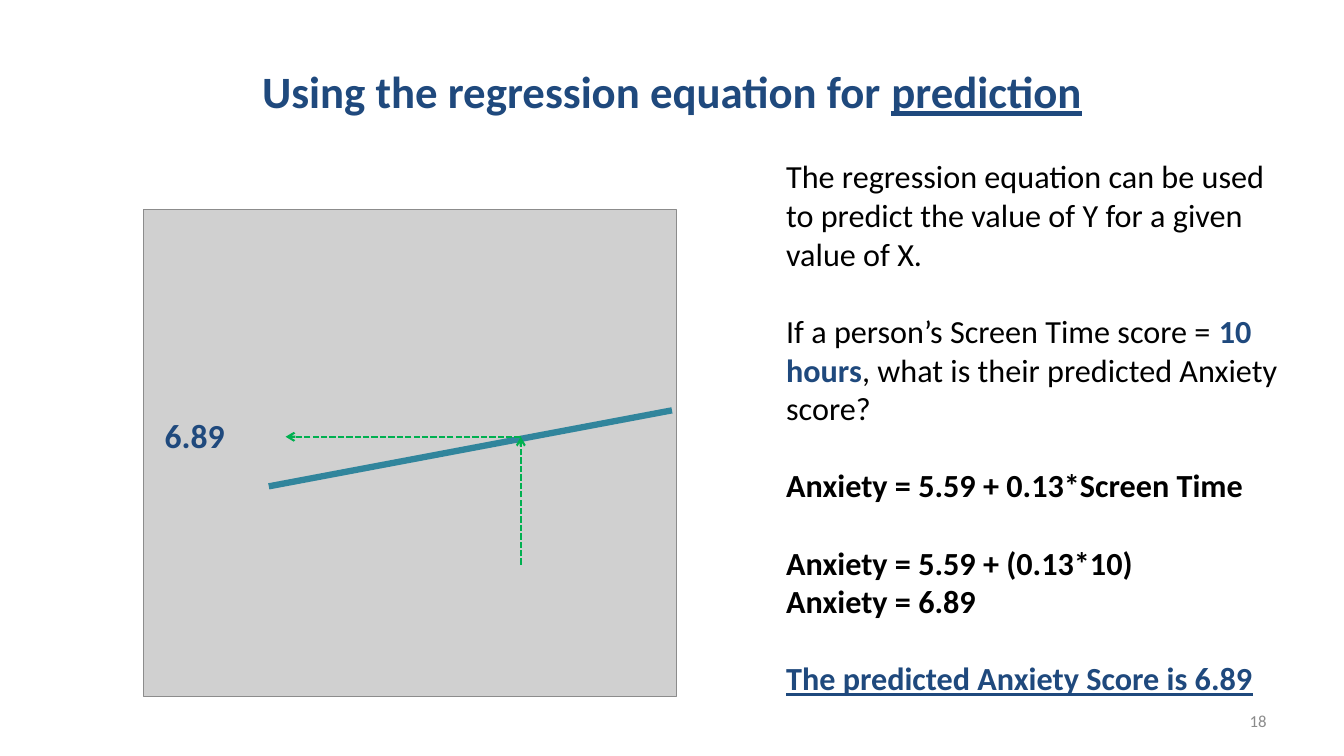
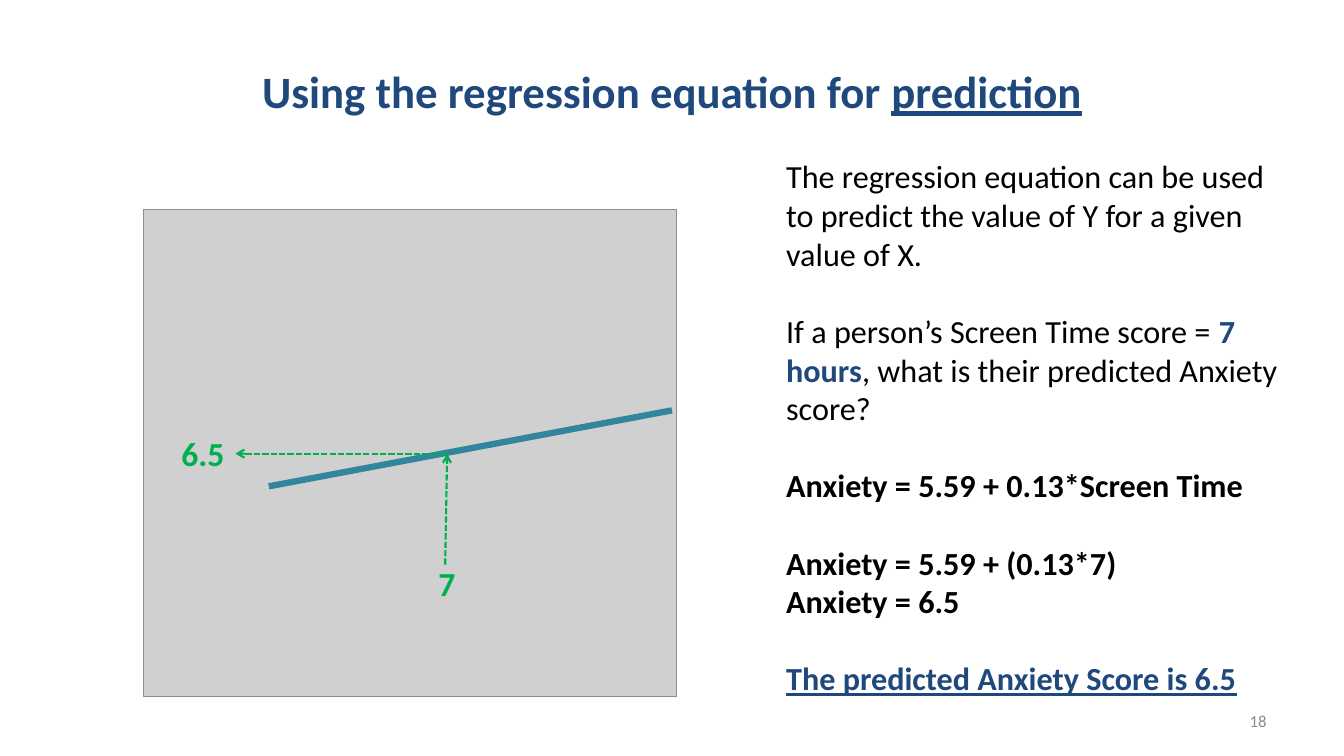
Before and after one commit to chrisjberry/datafluencyCB, a slide deck: slide 18 of docs/slides/PSYC753_L1_SimpleRegression.pptx. Drawn at 1344x756 pixels with LibreOffice and Linux fonts; fonts in the diff are those of the drawing; grey boxes stand for pictures. Boxes give left, top, right and bottom in pixels: in the first picture for what was removed or moved away, otherwise in the second. Text is boxed around its words. In the diff, an @@ line names an element or a change of style, - is before the commit and + after.

```diff
--- a/docs/slides/PSYC753_L1_SimpleRegression.pptx
+++ b/docs/slides/PSYC753_L1_SimpleRegression.pptx
@@ text at box(786, 320, 1277, 421): text changed @@
-If a person’s Screen Time score = 10 hours, what is their predicted Anxiety score?
+If a person’s Screen Time score = 7 hours, what is their predicted Anxiety score?
@@ text at box(181, 443, 224, 467): text changed; text colour #1F497D to #00B050 @@
-6.89
+6.5
@@ arrow moved from (521, 437) - (285, 437) to (446, 454) - (236, 454) @@
@@ arrow moved from (521, 565) - (521, 437) to (446, 565) - (448, 454) @@
@@ text at box(786, 551, 1236, 696): text changed @@
-Anxiety = 5.59 + (0.13*10)
-Anxiety = 6.89
-The predicted Anxiety Score is 6.89
+Anxiety = 5.59 + (0.13*7)
+Anxiety = 6.5
+The predicted Anxiety Score is 6.5
@@ text added at box(438, 574, 455, 596), 24 pt, text #00B050, bold @@
+7
```
Also in this commit, not shown: 3 other slides changed, 1 other file.
